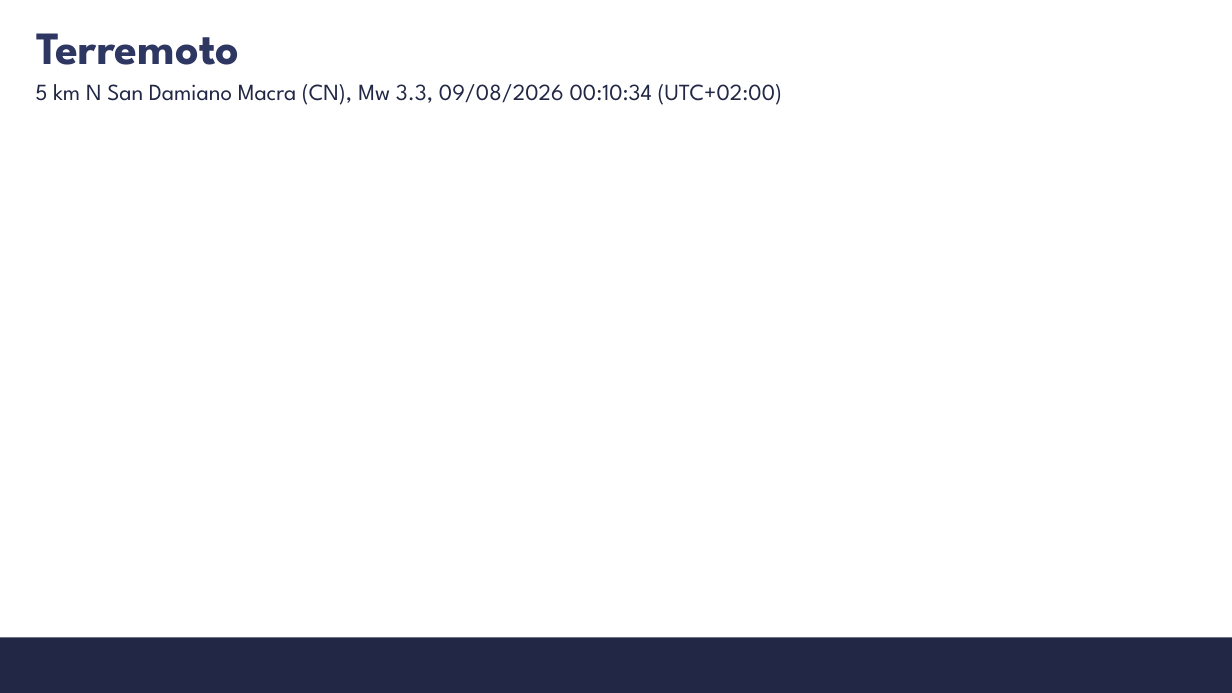
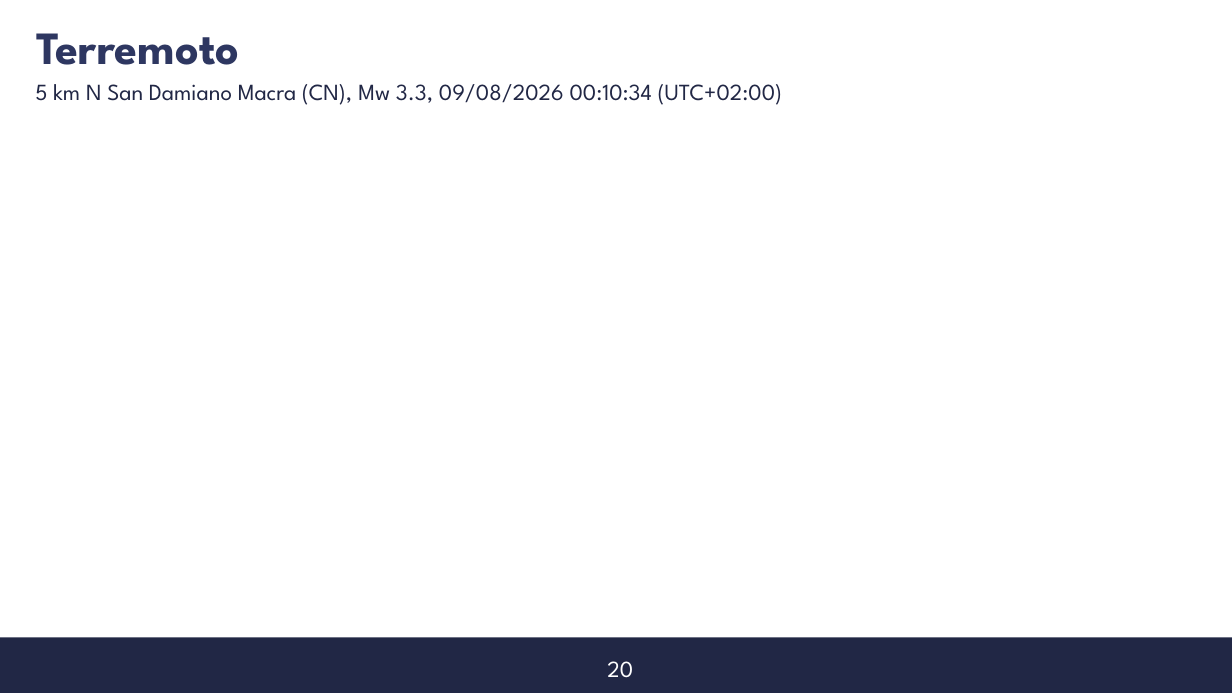
Before and after one commit to s347960/Presentazione, a slide deck: slide 23 of Presentazione_07_09 (1).pptx (slide 21 before the commit). Drawn at 1232x693 pixels with LibreOffice and Linux fonts; fonts in the diff are those of the drawing; background and template pictures are left out. Boxes give left, top, right and bottom in pixels: in the first picture for what was removed or moved away, otherwise in the second. Text is boxed around its words. In the diff, an @@ line names an element or a change of style, - is before the commit and + after.

```diff
--- a/Presentazione_07_09 (1).pptx
+++ b/Presentazione_07_09 (1).pptx
@@ text added at <box>607,661,633,678</box>, 18 pt, text #FFFFFF @@
+20
```
Also in this commit, not shown: 16 other slides changed, 4 slides added, 2 slides removed.
